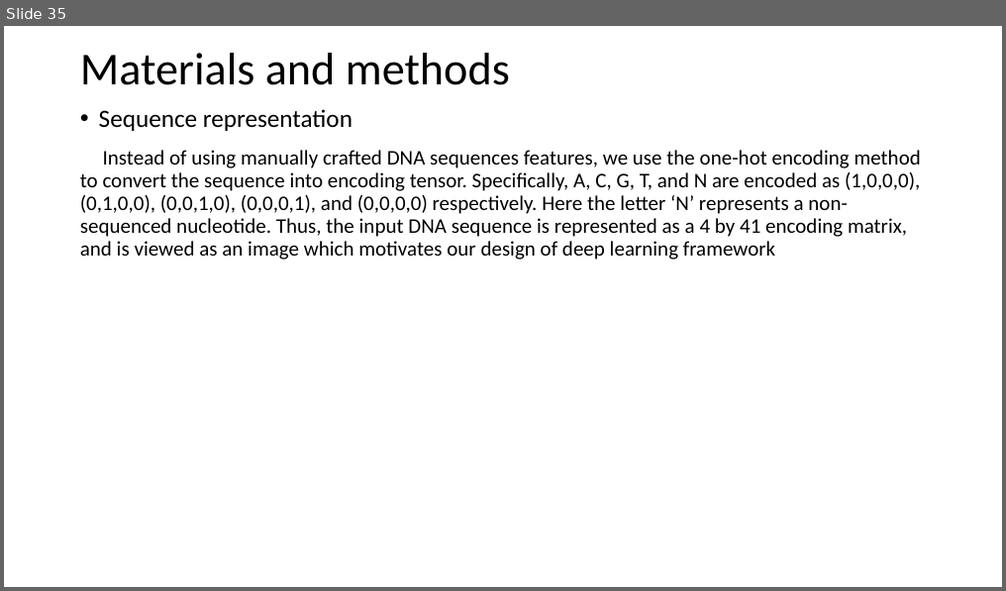
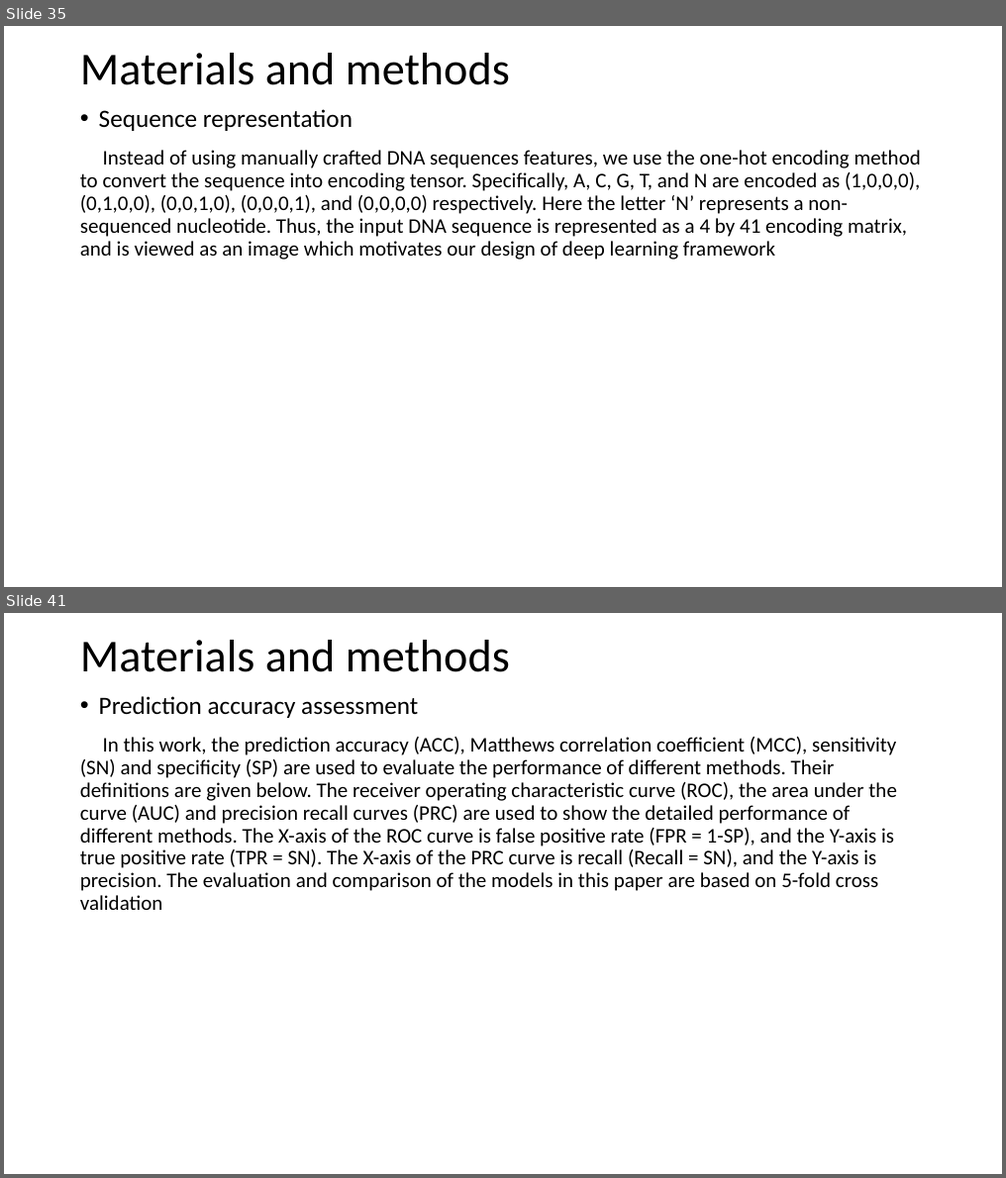
Before and after one commit to YanChengHuang/paper_implement, a slide deck: Deep6mA/Presentation/deep6mA.pptx. Shown one above the other, each under a label of ours: slide 35 before the commit, slides 35 and 41 after it; the slides between them are not shown. The pictures are 1006x591 and 1006x1178 pixels, drawn with LibreOffice and Linux fonts; fonts in the diff are those of the drawing. Boxes give left, top, right and bottom in pixels: in the first picture for what was removed or moved away, otherwise in the second. Text is boxed around its words. In the diff, an @@ line names an element or a change of style, - is before the commit and + after.

```diff
--- a/Deep6mA/Presentation/deep6mA.pptx
+++ b/Deep6mA/Presentation/deep6mA.pptx
@@ slide 41 added at (4, 613, 1002, 1174), background #FFFFFF @@
@@ title added at (80, 640, 510, 672), 44 pt, text #000000 @@
+Materials and methods
@@ text added at (80, 696, 897, 910), 20 pt, text #000000 @@
+• Prediction accuracy assessment
+In this work, the prediction accuracy (ACC), Matthews correlation coefficient (MCC), sensitivity (SN) and specificity (SP) are used to evaluate the performance of different methods. Their definitions are given below. The receiver operating characteristic curve (ROC), the area under the curve (AUC) and precision recall curves (PRC) are used to show the detailed performance of different methods. The X-axis of the ROC curve is false positive rate (FPR = 1-SP), and the Y-axis is true positive rate (TPR = SN). The X-axis of the PRC curve is recall (Recall = SN), and the Y-axis is precision. The evaluation and comparison of the models in this paper are based on 5-fold cross validation
```
Also in this commit, not shown: 1 slide changed, 5 other slides added.
